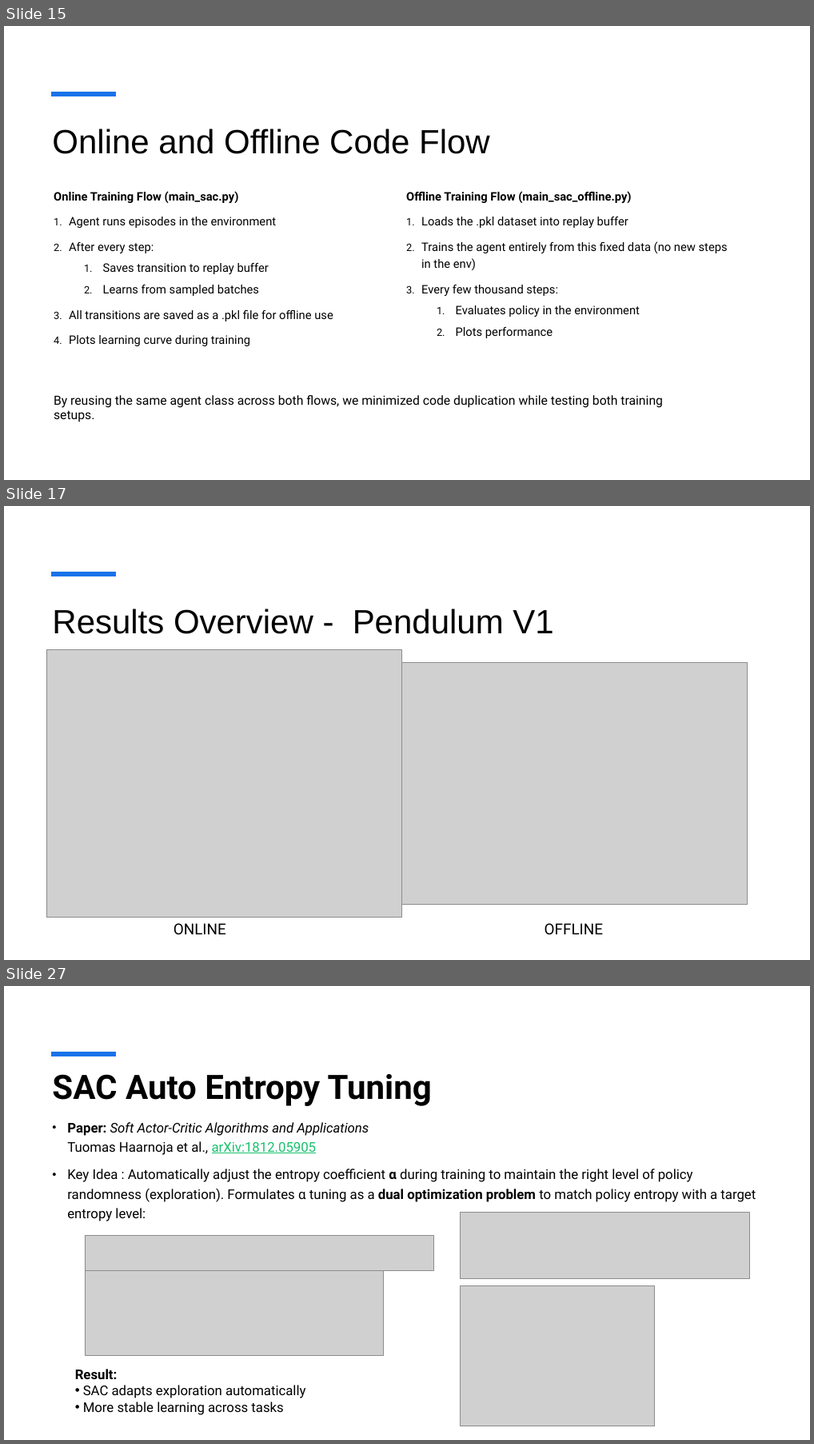
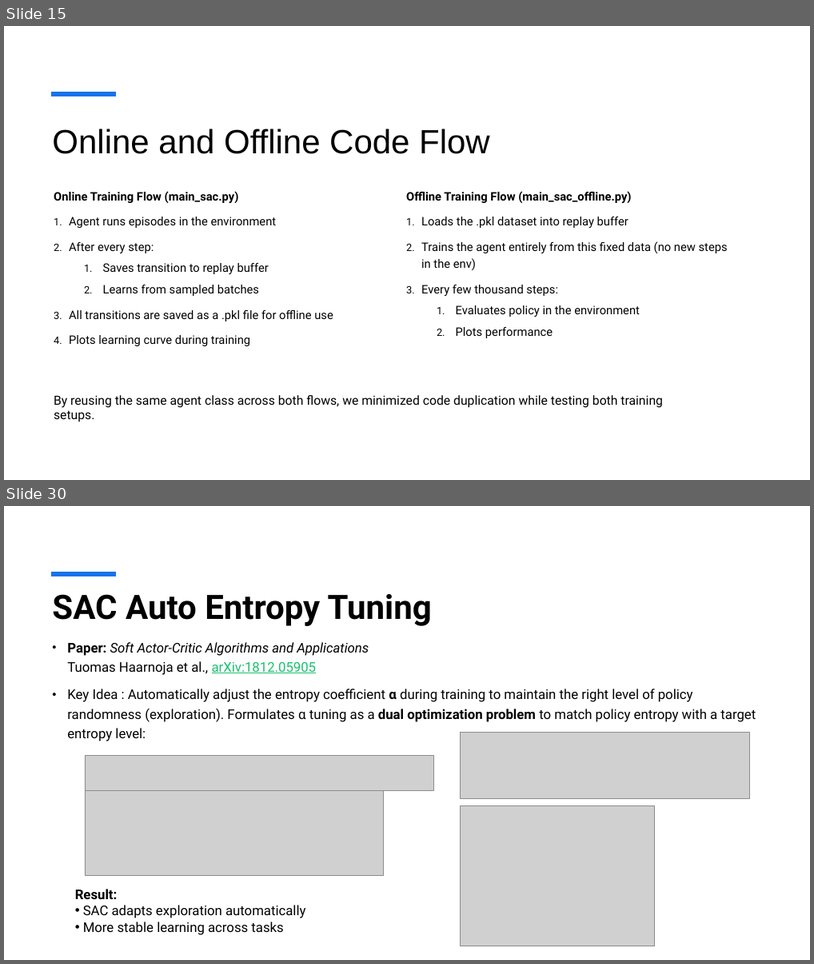
Before and after one commit to viszwak/rl-sample-efficiency, a slide deck: investigations/presentation/SAC.pptx. Shown one above the other, each under a label of ours: slides 15, 17 and 27 before the commit, slides 15 and 30 after it; the slides between them are not shown. The pictures are 814x1444 and 814x964 pixels, drawn with LibreOffice and Linux fonts; fonts in the diff are those of the drawing; grey boxes stand for pictures. Boxes give left, top, right and bottom in pixels: in the first picture for what was removed or moved away, otherwise in the second. Text is boxed around its words. In the diff, an @@ line names an element or a change of style, - is before the commit and + after.

```diff
--- a/investigations/presentation/SAC.pptx
+++ b/investigations/presentation/SAC.pptx
@@ slide 17 removed at (x1=4, y1=506, x2=810, y2=960), background #FFFFFF; not listed: 1 template element that a slide beside it also shows @@
@@ title removed at (x1=52, y1=608, x2=554, y2=634) @@
-Results Overview - Pendulum V1
@@ picture removed at (x1=46, y1=649, x2=402, y2=916) @@
@@ picture removed at (x1=402, y1=663, x2=747, y2=904) @@
@@ text removed at (x1=174, y1=923, x2=226, y2=934) @@
-ONLINE
@@ text removed at (x1=545, y1=923, x2=603, y2=934) @@
-OFFLINE
@@ what was slide 27 is now slide 30 @@
```
Also in this commit, not shown: 3 slides changed, 12 slides added, 8 other slides removed, 1 other file.
